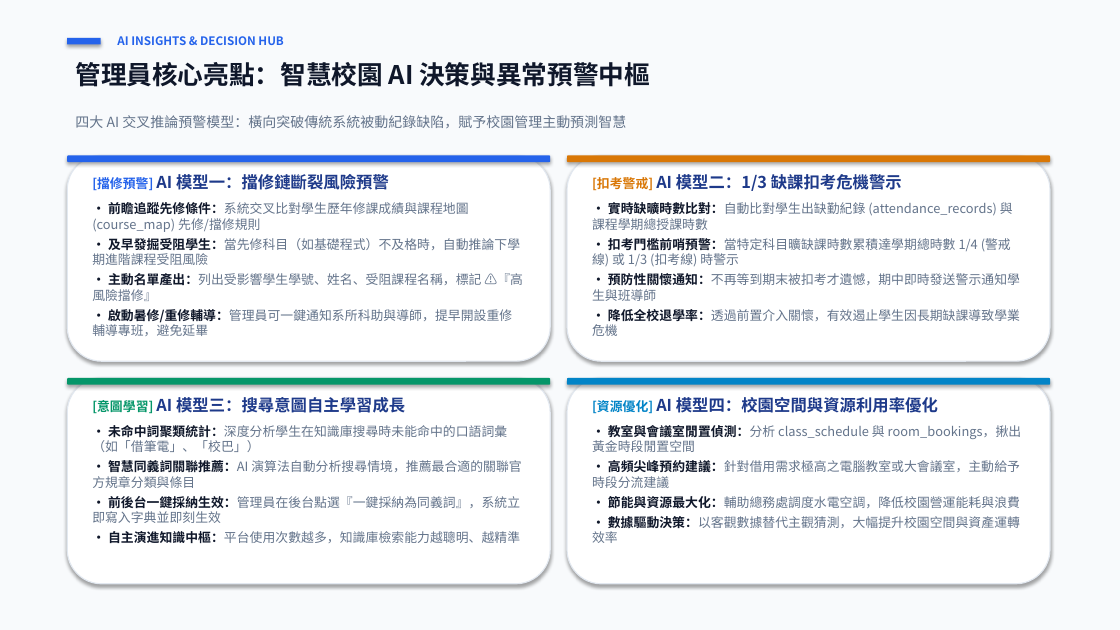
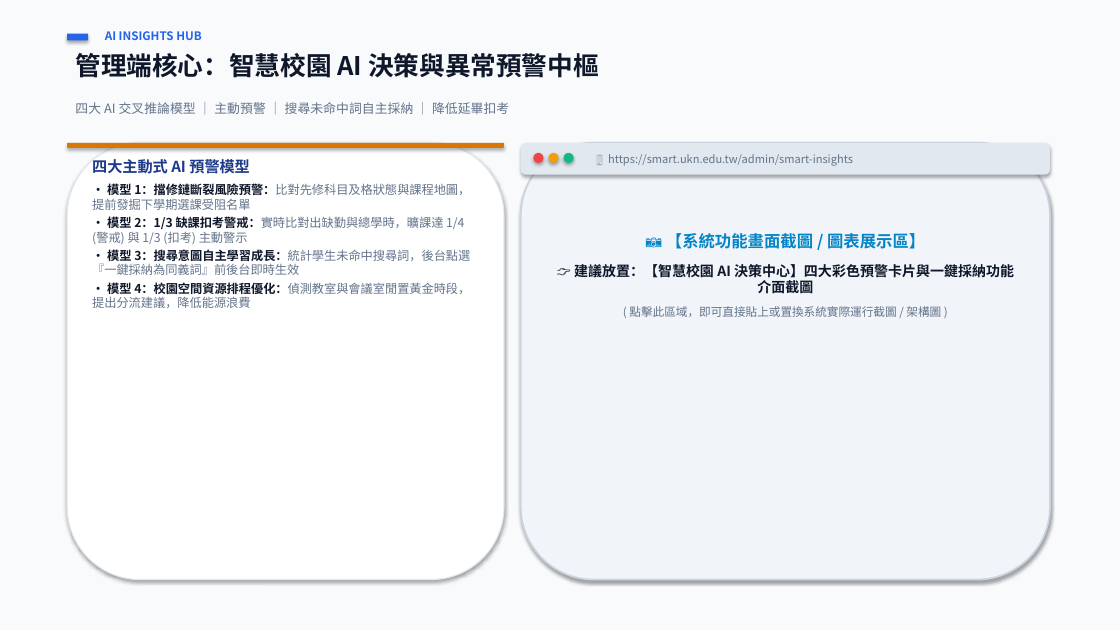
Before and after one commit to 111534121/smart-ukn, a slide deck: slide 9 of 校園智慧服務平台_專題成果簡報.pptx. Drawn at 1120x630 pixels with LibreOffice and Linux fonts; fonts in the diff are those of the drawing. Boxes give left, top, right and bottom in pixels: in the first picture for what was removed or moved away, otherwise in the second. Text is boxed around its words. In the diff, an @@ line names an element or a change of style, - is before the commit and + after.

Commit message:
docs: 優化專題成果簡報為極簡大圖版 (精簡字數、大面積功能截圖展示區、保留完整講稿)

```diff
--- a/校園智慧服務平台_專題成果簡報.pptx
+++ b/校園智慧服務平台_專題成果簡報.pptx
@@ rectangle: place and size @@
-rectangle at box(67, 38, 101, 45)
+rectangle at box(67, 34, 88, 40)
@@ text at box(75, 53, 599, 78): text changed @@
-管理員核心亮點：智慧校園 AI 決策與異常預警中樞
+管理端核心：智慧校園 AI 決策與異常預警中樞
@@ text at box(105, 31, 201, 40): text changed @@
-AI INSIGHTS & DECISION HUB
+AI INSIGHTS HUB
@@ text at box(75, 102, 509, 114): text changed; size 12 to 11 pt @@
-四大 AI 交叉推論預警模型：橫向突破傳統系統被動紀錄缺陷，賦予校園管理主動預測智慧
+四大 AI 交叉推論模型 ｜ 主動預警 ｜ 搜尋未命中詞自主採納 ｜ 降低延畢扣考
@@ rounded rectangle: place and size @@
-rounded rectangle at box(67, 155, 550, 162)
+rounded rectangle at box(67, 143, 504, 148)
@@ rounded rectangle at box(67, 143, 504, 148): fill #2563EB to #D97706 @@
@@ rounded rectangle: place and size @@
-rounded rectangle at box(67, 155, 550, 361)
+rounded rectangle at box(67, 143, 504, 580)
@@ rounded rectangle: place and size @@
-rounded rectangle at box(567, 155, 1050, 162)
+rounded rectangle at box(521, 143, 1050, 175)
@@ rounded rectangle at box(521, 143, 1050, 175): fill #D97706 to #E2E8F0 @@
@@ rounded rectangle: place and size @@
-rounded rectangle at box(567, 155, 1050, 361)
+rounded rectangle at box(521, 143, 1050, 580)
@@ rounded rectangle at box(521, 143, 1050, 580): fill #FFFFFF to #F1F5F9; outline #E2E8F0 1 pt to #CBD5E1 1.5 pt @@
@@ text at box(92, 157, 470, 308): text changed; size 11 to 10.5 pt @@
-[擋修預警] AI 模型一：擋修鏈斷裂風險預警
-• 前瞻追蹤先修條件：系統交叉比對學生歷年修課成績與課程地圖 (course_map) 先修/擋修規則
-• 及早發掘受阻學生：當先修科目（如基礎程式）不及格時，自動推論下學期進階課程受阻風險
-• 主動名單產出：列出受影響學生學號、姓名、受阻課程名稱，標記 ⚠️『高風險擋修』
-• 啟動暑修/重修輔導：管理員可一鍵通知系所科助與導師，提早開設重修輔導專班，避免延畢
+四大主動式 AI 預警模型
+• 模型 1：擋修鏈斷裂風險預警：比對先修科目及格狀態與課程地圖，提前發掘下學期選課受阻名單
+• 模型 2：1/3 缺課扣考警戒：實時比對出缺勤與總學時，曠課達 1/4 (警戒) 與 1/3 (扣考) 主動警示
+• 模型 3：搜尋意圖自主學習成長：統計學生未命中搜尋詞，後台點選『一鍵採納為同義詞』前後台即時生效
+• 模型 4：校園空間資源排程優化：偵測教室與會議室閒置黃金時段，提出分流建議，降低能源浪費
@@ ellipse added at box(534, 153, 544, 163), fill #EF4444 @@
@@ ellipse added at box(549, 153, 559, 163), fill #F59E0B @@
@@ ellipse added at box(564, 153, 574, 163), fill #10B981 @@
@@ text removed at box(592, 174, 1020, 336) @@
-[扣考警戒] AI 模型二：1/3 缺課扣考危機警示
-• 實時缺曠時數比對：自動比對學生出缺勤紀錄 (attendance_records) 與課程學期總授課時數
-• 扣考門檻前哨預警：當特定科目曠缺課時數累積達學期總時數 1/4 (警戒線) 或 1/3 (扣考線) 時警示
-• 預防性關懷通知：不再等到期末被扣考才遺憾，期中即時發送警示通知學生與班導師
-• 降低全校退學率：透過前置介入關懷，有效遏止學生因長期缺課導致學業危機
@@ text added at box(608, 154, 853, 166), 9.5 pt, text #64748B @@
+🖥️ https://smart.ukn.edu.tw/admin/smart-insights
@@ text added at box(574, 233, 1014, 317), 12 pt, text #0F172A, bold @@
+📷 【系統功能畫面截圖 / 圖表展示區】
+👉 建議放置：【智慧校園 AI 決策中心】四大彩色預警卡片與一鍵採納功能介面截圖
+( 點擊此區域，即可直接貼上或置換系統實際運行截圖 / 架構圖 )
@@ rounded rectangle removed at box(67, 378, 550, 584) @@
@@ rounded rectangle removed at box(67, 378, 550, 385) @@
@@ rounded rectangle removed at box(567, 378, 1050, 584) @@
@@ rounded rectangle removed at box(567, 378, 1050, 385) @@
@@ text removed at box(92, 397, 521, 543) @@
-[意圖學習] AI 模型三：搜尋意圖自主學習成長
-• 未命中詞聚類統計：深度分析學生在知識庫搜尋時未能命中的口語詞彙（如「借筆電」、「校巴」）
-• 智慧同義詞關聯推薦：AI 演算法自動分析搜尋情境，推薦最合適的關聯官方規章分類與條目
-• 前後台一鍵採納生效：管理員在後台點選『一鍵採納為同義詞』，系統立即寫入字典並即刻生效
-• 自主演進知識中樞：平台使用次數越多，知識庫檢索能力越聰明、越精準
@@ text removed at box(592, 397, 1022, 543) @@
-[資源優化] AI 模型四：校園空間與資源利用率優化
-• 教室與會議室閒置偵測：分析 class_schedule 與 room_bookings，揪出黃金時段閒置空間
-• 高頻尖峰預約建議：針對借用需求極高之電腦教室或大會議室，主動給予時段分流建議
-• 節能與資源最大化：輔助總務處調度水電空調，降低校園營運能耗與浪費
-• 數據驅動決策：以客觀數據替代主觀猜測，大幅提升校園空間與資產運轉效率
```
Also in this commit, not shown: 15 other slides changed, 1 other file.
